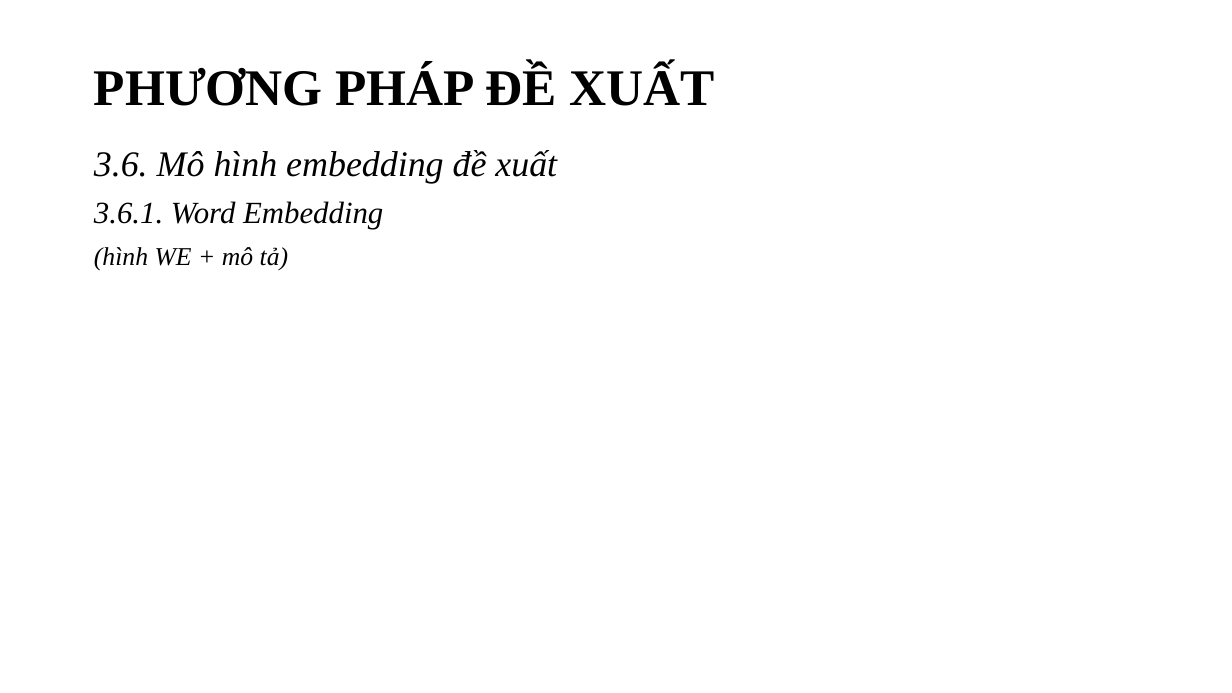
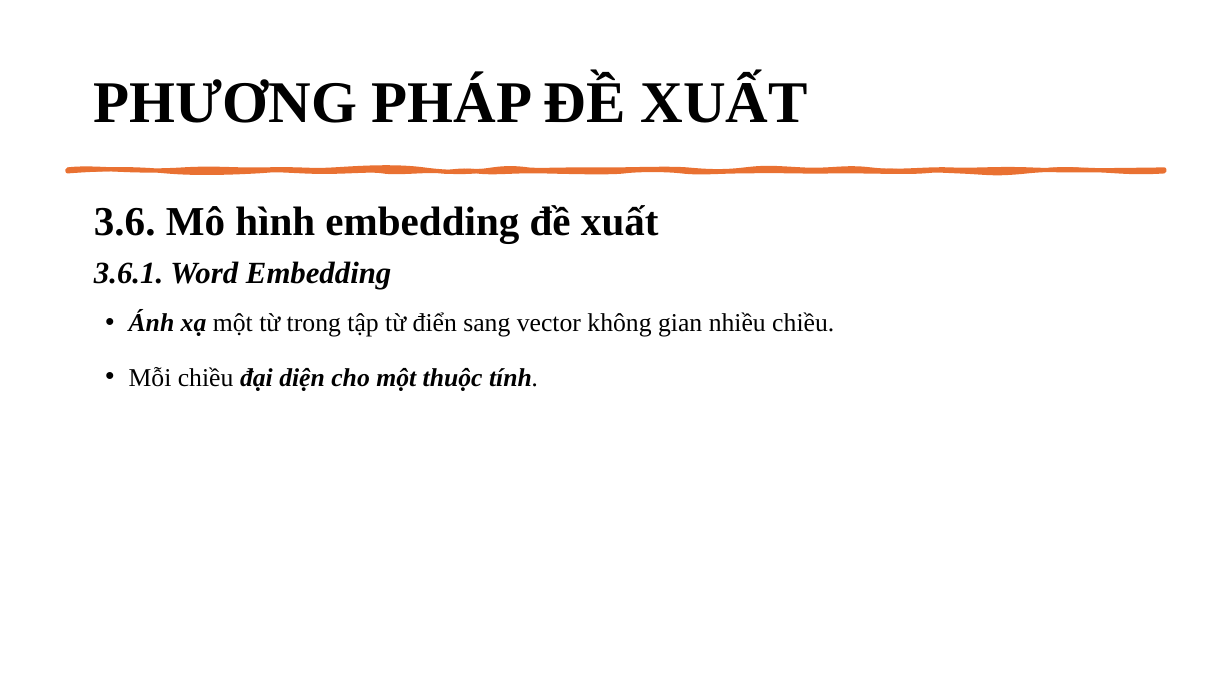
Before and after one commit to ngovanuc/Vietnamese_History_Chatbot, a slide deck: slide 23 of documents/slide bao cao v2.pptx (slide 24 before the commit). Drawn at 1232x693 pixels with LibreOffice and Linux fonts; fonts in the diff are those of the drawing. Boxes give left, top, right and bottom in pixels: in the first picture for what was removed or moved away, otherwise in the second. Text is boxed around its words. In the diff, an @@ line names an element or a change of style, - is before the commit and + after.

```diff
--- a/documents/slide bao cao v2.pptx
+++ b/documents/slide bao cao v2.pptx
@@ title "PHƯƠNG PHÁP ĐỀ XUẤT" at box(94, 76, 808, 123): size 40 to 46 pt @@
@@ freeform shape added at box(67, 169, 1165, 171), fill #E97132, outline #E97132 3.25 pt @@
@@ text "3.6. Mô hình embedding đề ...": place and size @@
-text "3.6. Mô hình embedding đề ..." at box(94, 150, 557, 271)
+text "3.6. Mô hình embedding đề ..." at box(94, 205, 834, 391)
@@ text at box(94, 205, 659, 289): size 28 to 32 pt, italic off in "3.6. Mô hình embedding đề xuất"; bold on in "3.6. Mô hình embedding đề xuất", "3.6.1. Word Embedding" @@
@@ text at box(129, 311, 834, 391): text changed; italic off @@
-(hình WE + mô tả)
+• Ánh xạ một từ trong tập từ điển sang vector không gian nhiều chiều.
+• Mỗi chiều đại diện cho một thuộc tính.
```
Also in this commit, not shown: 15 other slides changed, 10 slides added, 7 slides removed.
